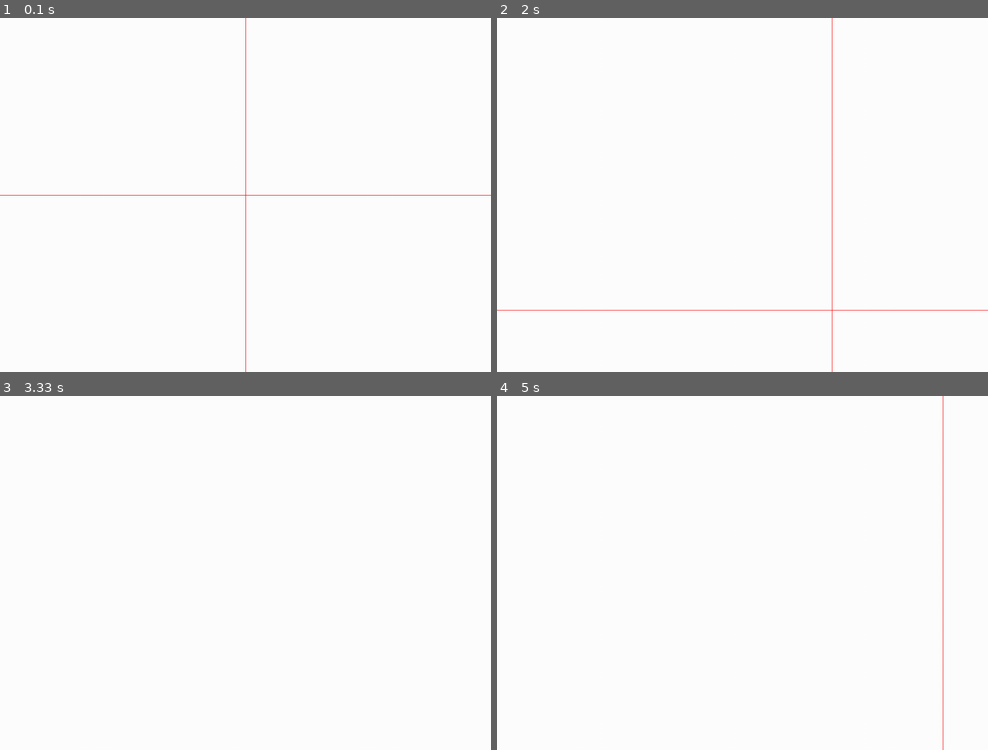
Above: before the commit, frames 1-4 (two rows, left to right).
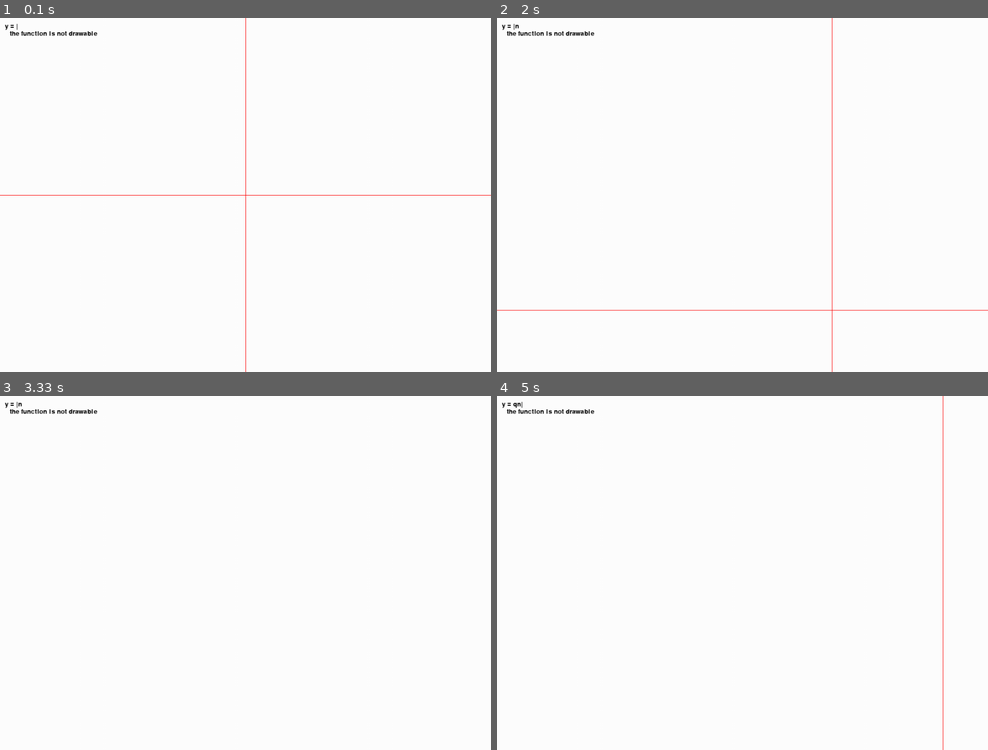
Above: after the commit, the same moments.

Repository: Quark-Games/YEquals
Game: pygame game, started from func_sim.py
Two runs of this game, one before a commit and one after it. Both use one fixed random seed, a clock stepped at 60 frames per second and the inputs below.
Inputs (mouse positions are in pixels of both pictures, inside the frame that each line leads up to):
- Up to frame 1 (0.1 s): no input
- Up to frame 2 (2 s): tap Space at 0.33 s; hold Backspace 0.67-1.2 s; hold Left 0.67-1.2 s; move the mouse to (659, 276) at 0.7 s; hold N 1.23-1.77 s; hold Left 1.23-1.77 s; move the mouse to (614, 304) at 1.27 s; press the mouse at (747, 85) at 1.83 s; move the mouse to (835, 198) at 1.93 s
- Up to frame 3 (3.33 s): release the mouse at (427, 693) at 2.07 s; press the mouse at (250, 463) at 2.17 s; move the mouse to (270, 470) at 2.27 s; release the mouse at (289, 480) at 2.4 s; press the mouse at (250, 463) at 2.5 s; move the mouse to (225, 505) at 2.6 s; release the mouse at (206, 551) at 2.73 s; press the mouse at (250, 463) at 2.83 s; move the mouse to (289, 580) at 2.93 s; release the mouse at (328, 696) at 3.07 s
- Up to frame 4 (5 s): hold Q 4.13-4.77 s; hold Right 4.13-4.77 s; click (565, 657) at 4.22 s; press the mouse at (747, 463) at 4.83 s; move the mouse to (683, 544) at 4.93 s

The runs differ from the first frame. In frame 1, 0.2% of the frame differs, in the area x 1-20%, y 1-6%; in frame 2, 0.2%; in frame 3, 0.2%; in frame 4, 0.2%.

Commit message:
well functioned simulator

Diff:
--- a/func_sim.py
+++ b/func_sim.py
@@ -38,14 +38,15 @@
     def get(self):
         try:
             with open(self.fname, 'r') as f:
-                cont = f.read()
+                cont = [s.replace('\n','') for s in f.readlines()]
             return cont
         except FileNotFoundError:
-            return ''
+            return ['']
 
     def put(self, cont):
         with open(self.fname, 'w') as f:
-            f.write(str(cont))
+            for each in cont:
+                f.write(each + '\n')
 
 
 class Message:
@@ -55,6 +56,7 @@
         self.font = pygame.font.Font(None, 20)
 
     def put(self, screen, textString):
+        print(textString)
         textBitmap = self.font.render(textString, True, BLACK)
         screen.blit(textBitmap, [self.x, self.y])
         self.y += self.line_height
@@ -101,16 +103,47 @@
 class Func:
     family = []
     active = None
-    index = 0
-
-    def __init__(self):
+    _act_index = -1
+
+    def __init__(self, exp):
         self.exp = exp
         self.cursor = len(exp)
         Func.family.append(self)
-        Func.index = len(family) - 1
+        Func.set_act(len(Func.family) - 1)
+
+    def set_act(index):
+        if index == 'u':
+            if Func._act_index > 0:
+                Func._act_index -= 1
+            Func.active = Func.family[Func._act_index]
+        elif index == 'd':
+            if Func._act_index < len(Func.family) - 1:
+                Func._act_index += 1
+            Func.active = Func.family[Func._act_index]
+        elif Func.family:
+            Func.active = Func.family[index]
+            Func._act_index = index
+
+    def remove():
+        index = Func.family.index(Func.active)
+        Func.family.remove(Func.active)
+        Func.set_act(index - 1)
 
     def move_cursor(self, move):
-        self.move = move
+        if move == -1:
+            if self.cursor > 0:
+                self.cursor -= 1
+        elif move == 1:
+            if self.cursor < len(self.exp):
+                self.cursor += 1
+
+    def insert(self, string):
+        self.exp = self.exp[0:self.cursor] + string + self.exp[self.cursor:]
+        self.cursor += len(string)
+
+    def delete(self):
+        self.exp = self.exp[:self.cursor-1] + self.exp[self.cursor:]
+        self.cursor -= 1
 
     def draw(self):
         # draw graph of function
@@ -119,7 +152,7 @@
         for pixel_x in range(0, display_width):
             try:
                 x = (pixel_x - coor.origin[0]) / coor.scalex
-                y = eval(self.func)
+                y = eval(self.exp)
                 pixel_y = coor.origin[1] - y * coor.scaley
                 temp = 0 < old_pos[1] < display_height
                 temp = temp or 0 < pixel_y < display_height
@@ -133,30 +166,43 @@
                 drawability -= 1
 
         # display function expression
-        message.put("y = "+self.func[:self.cursor]+'|'+self.func[self.cursor:])
+        if Func.active == self:
+            message.put(display,
+                        "y = " + self.exp[:self.cursor] +
+                        '|' + self.exp[self.cursor:])
+        else:
+            message.put(display, "y = " + self.exp)
 
         # display drawability message
         if not drawability:
-            temp = "the function is not drawable"
+            msg = "the function is not drawable"
         elif drawability != display_width:
-            temp = "the function is not consistant"
+            msg = "the function is not consistant"
+        else:
+            msg = "the function is consistant in view"
         message.indent()
-        message.put(temp)
+        message.put(display, msg)
         message.unindent()
 
 
 def main():
-    func = file.get()
-    index = len(func)
+    functions = file.get()
     holding = set()
 
     pygame.key.set_repeat(300, 80)
 
+    for func in functions:
+        Func(func)
+
     while True:
+        # reset
+        message.reset()
+        func = Func.active
+
         # keyboard controls
         for event in pygame.event.get():
             if event.type == QUIT:
-                quit_all(func)
+                quit_all(Func.family)
             if event.type == KEYDOWN:
                 # holding down the modifier keys
                 key_name = pygame.key.name(event.key)
@@ -168,7 +214,7 @@
                     # special operations
                     if "meta" in holding:
                         if event.key == K_q:
-                            quit_all(func)
+                            quit_all(Func.family)
                         elif event.key == K_MINUS:
                             coor.scalex /= 2
                             coor.scaley /= 2
@@ -178,41 +224,42 @@
                         elif event.key == K_0:
                             coor.origin = [display_width/2, display_height/2]
                             coor.scalex, coor.scaley = 50, 50
+                        elif event.key == K_9:
+                            ave = (coor.scalex + coor.scaley) / 2
+                            coor.scalex, coor.scaley = ave, ave
+                        elif event.key == K_8:
+                            coor.origin = [display_width/2, display_height/2]
                         elif event.key == K_BACKSPACE:
-                            func = ""
+                            Func.remove()
+                        elif event.key == K_n:
+                            Func('')
                     elif "shift" in holding:
                         if event.key == K_6:
-                            func = func[0:index] + "**" + func[index:]
-                            index += 2
+                            func.insert("**")
                         elif event.key == K_8:
-                            func = func[0:index] + '*' + func[index:]
-                            index += 1
+                            func.insert('*')
                         elif event.key == K_9:
-                            func = func[0:index] + '(' + func[index:]
-                            index += 1
+                            func.insert('(')
                         elif event.key == K_0:
-                            func = func[0:index] + ')' + func[index:]
-                            index += 1
+                            func.insert(')')
                         elif event.key == K_EQUALS:
-                            func = func[0:index] + '+' + func[index:]
-                            index += 1
+                            func.insert('+')
                     elif event.key == K_BACKSPACE:
                         if func:
-                            func = func[:index-1] + func[index:]
-                            index -= 1
+                            func.delete()
                     elif event.key == K_LEFT:
-                        if index > 0:
-                            index -= 1
+                        func.move_cursor(-1)
                     elif event.key == K_RIGHT:
-                        if index < len(func):
-                            index += 1
+                        func.move_cursor(1)
+                    elif event.key == K_UP:
+                        Func.set_act('u')
+                    elif event.key == K_DOWN:
+                        Func.set_act('d')
                     elif event.key == K_SPACE:
-                        func += ' '
-                        index += 1
+                        func.insert(' ')
                     # basic input
                     else:
-                        func = func[0:index] + key_name + func[index:]
-                        index += 1
+                        func.insert(key_name)
             if event.type == KEYUP:
                 # releasing the modifier keys
                 key_name = pygame.key.name(event.key)
@@ -242,7 +289,8 @@
 
         coor.axis()
 
-
+        for func in Func.family:
+            func.draw()
 
         # show focus point location
 
@@ -258,7 +306,7 @@
 
 
 def error():
-    quit_all('')
+    quit_all([])
 
 
 main()
--- a/func_sim_copy.py
+++ /dev/null
@@ -1,246 +0,0 @@
-import pygame
-from pygame.locals import *
-from math import *
-import os
-import re
-
-os.chdir("assets")
-
-pygame.init()
-
-display_width = 1000
-display_height = 720
-
-display = pygame.display.set_mode((display_width, display_height))
-pygame.display.set_caption("Function Simulator")
-icon_img = pygame.image.load("icon.png")
-pygame.display.set_icon(icon_img)
-
-clock = pygame.time.Clock()
-FPS = 30
-
-WHITE = (255, 255, 255)
-BLACK = (0, 0, 0)
-RED = (255, 0, 0)
-
-MODIFIERS = ("alt", "ctrl", "escape", "meta", "shift", "tab", "windows")
-ACC = 10
-
-font = pygame.font.Font(None, 20)
-
-
-class File:
-
-    def __init__(self, fname):
-        self.fname = fname
-
-    def get(self):
-        try:
-            with open(self.fname, 'r') as f:
-                cont = f.read()
-            return cont
-        except FileNotFoundError:
-            return ''
-
-    def put(self, cont):
-        with open(self.fname, 'w') as f:
-            f.write(str(cont))
-
-
-class Message:
-
-    def __init__(self):
-        self.reset()
-        self.font = pygame.font.Font(None, 20)
-
-    def put(self, screen, textString):
-        textBitmap = self.font.render(textString, True, BLACK)
-        screen.blit(textBitmap, [self.x, self.y])
-        self.y += self.line_height
-
-    def reset(self):
-        self.x = 10
-        self.y = 10
-        self.line_height = 15
-
-    def indent(self):
-        self.x += 10
-
-    def unindent(self):
-        self.x -= 10
-
-
-class Coordinate:
-
-    def __init__(self):
-        self.origin = [display_width / 2, display_height / 2]
-        self.scalex = 50
-        self.scaley = 50
-
-    def axis(self):
-        pygame.draw.line(display,
-                         RED,
-                         (0, self.origin[1]),
-                         (display_width, self.origin[1]))
-        pygame.draw.line(display,
-                         RED,
-                         (self.origin[0], 0),
-                         (self.origin[0], display_height))
-
-    def chori(self, move_x, move_y):
-        self.origin[0] += move_x
-        self.origin[1] += move_y
-
-
-file = File("data")
-message = Message()
-coor = Coordinate()
-
-
-def main():
-    func = file.get()
-    index = len(func)
-    holding = set()
-
-    pygame.key.set_repeat(300, 80)
-
-    while True:
-        # keyboard controls
-        for event in pygame.event.get():
-            if event.type == QUIT:
-                quit_all(func)
-            if event.type == KEYDOWN:
-                # holding down the modifier keys
-                key_name = pygame.key.name(event.key)
-                for modifier in MODIFIERS:
-                    if modifier in key_name:
-                        holding.add(modifier)
-                        break
-                else:
-                    # special operations
-                    if "meta" in holding:
-                        if event.key == K_q:
-                            quit_all(func)
-                        elif event.key == K_MINUS:
-                            coor.scalex /= 2
-                            coor.scaley /= 2
-                        elif event.key == K_EQUALS:
-                            coor.scalex *= 2
-                            coor.scaley *= 2
-                        elif event.key == K_0:
-                            coor.origin = [display_width/2, display_height/2]
-                            coor.scalex, coor.scaley = 50, 50
-                        elif event.key == K_BACKSPACE:
-                            func = ""
-                    elif "shift" in holding:
-                        if event.key == K_6:
-                            func = func[0:index] + "**" + func[index:]
-                            index += 2
-                        elif event.key == K_8:
-                            func = func[0:index] + '*' + func[index:]
-                            index += 1
-                        elif event.key == K_9:
-                            func = func[0:index] + '(' + func[index:]
-                            index += 1
-                        elif event.key == K_0:
-                            func = func[0:index] + ')' + func[index:]
-                            index += 1
-                        elif event.key == K_EQUALS:
-                            func = func[0:index] + '+' + func[index:]
-                            index += 1
-                    elif event.key == K_BACKSPACE:
-                        if func:
-                            func = func[:index-1] + func[index:]
-                            index -= 1
-                    elif event.key == K_LEFT:
-                        if index > 0:
-                            index -= 1
-                    elif event.key == K_RIGHT:
-                        if index < len(func):
-                            index += 1
-                    elif event.key == K_SPACE:
-                        func += ' '
-                        index += 1
-                    # basic input
-                    else:
-                        func = func[0:index] + key_name + func[index:]
-                        index += 1
-            if event.type == KEYUP:
-                # releasing the modifier keys
-                key_name = pygame.key.name(event.key)
-                for modifier in MODIFIERS:
-                    if modifier in key_name:
-                        holding.remove(modifier)
-                        break
-                else:
-                    pass
-
-        # mouse control
-        mouse_press = pygame.mouse.get_pressed()
-        mouse_pos = pygame.mouse.get_pos()
-        if mouse_press[0]:
-            coor.chori(*pygame.mouse.get_rel())
-        elif mouse_press[2]:
-            mouse_move = pygame.mouse.get_rel()
-            coor.scalex *= 1 + mouse_move[0] / 100
-            coor.scaley *= 1 + mouse_move[1] / -100
-        else:
-            # reset mouse release position
-            pygame.mouse.get_rel()
-            focus_x = mouse_pos[0]
-
-        # display
-        display.fill(WHITE)
-
-        string = "y = " + func[:index] + '|' + func[index:]
-        bitmap = font.render(string, True, BLACK)
-        display.blit(bitmap, (10, 10))
-
-        coor.axis()
-
-        # draw graph of function
-        old_pos = (-1, -1)
-        drawability = display_width
-        # domain = [x / ACC for x in range(0, display_width * ACC)]
-        for pixel_x in range(0, display_width):
-            try:
-                x = (pixel_x - coor.origin[0]) / coor.scalex
-                y = eval(func)
-                pixel_y = coor.origin[1] - y * coor.scaley
-                temp = 0 < old_pos[1] < display_height
-                temp = temp or 0 < pixel_y < display_height
-                if pixel_x - old_pos[0] <= 1 and temp:
-                    pygame.draw.line(display,
-                                     BLACK,
-                                     old_pos,
-                                     (int(pixel_x), int(pixel_y)))
-                old_pos = (int(pixel_x), int(pixel_y))
-            except Exception:
-                drawability -= 1
-
-        # display drawability message
-        if not drawability:
-            bitmap = font.render("the function is not drawable", True, BLACK)
-            display.blit(bitmap, (10, 30))
-        elif drawability != display_width:
-            bitmap = font.render("the function is not consistant", True, BLACK)
-            display.blit(bitmap, (10, 30))
-
-        # show focus point location
-
-        pygame.display.flip()
-
-        clock.tick(FPS)
-
-
-def quit_all(data):
-    file.put(data)
-    pygame.quit()
-    quit()
-
-
-def error():
-    quit_all('')
-
-
-main()
Not shown, removed: assets/data
Not shown, added: .DS_Store
